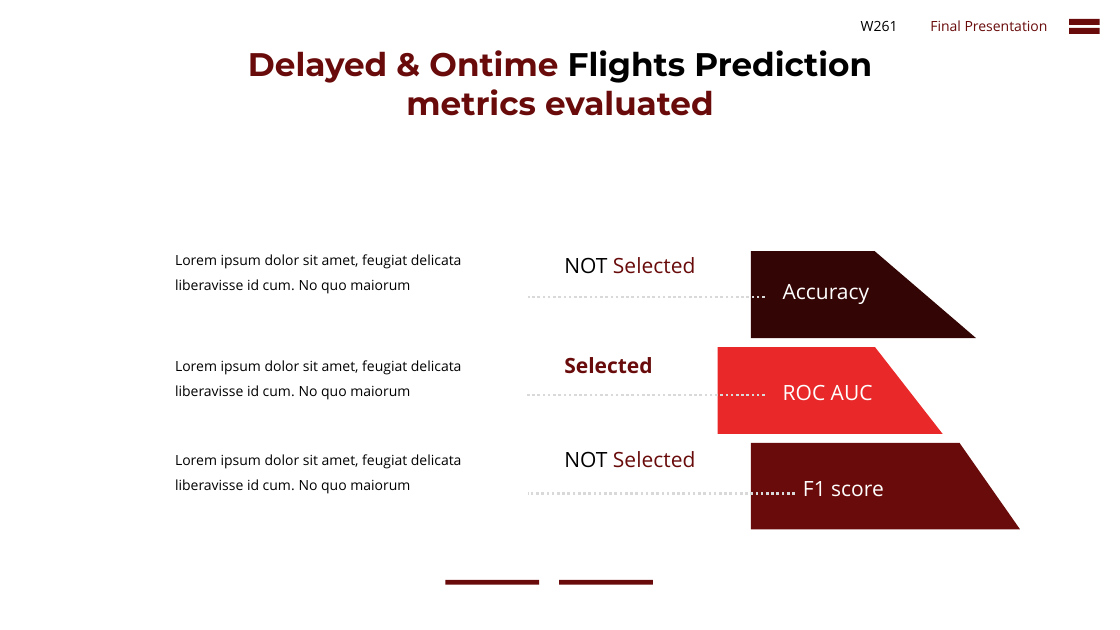
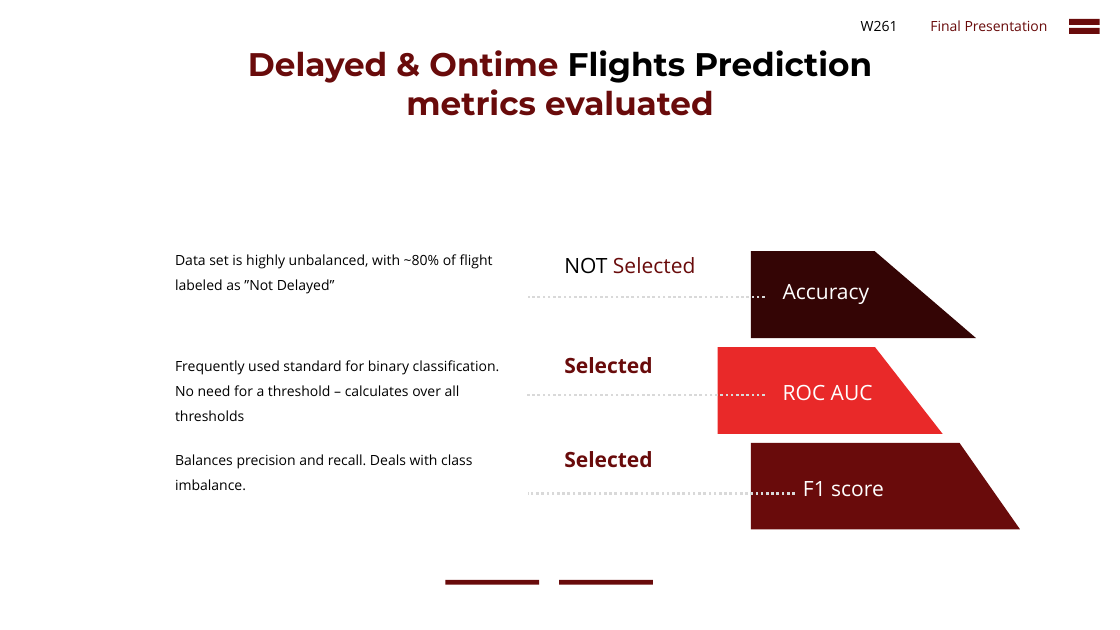
Before and after one commit to cbenge509/flightsontime, a slide deck: slide 27 of presentation/Delayed Flights Prediction - Final.pptx (slide 30 before the commit). Drawn at 1120x630 pixels with LibreOffice and Linux fonts; fonts in the diff are those of the drawing. Boxes give left, top, right and bottom in pixels: in the first picture for what was removed or moved away, otherwise in the second. Text is boxed around its words. In the diff, an @@ line names an element or a change of style, - is before the commit and + after.

```diff
--- a/presentation/Delayed Flights Prediction - Final.pptx
+++ b/presentation/Delayed Flights Prediction - Final.pptx
@@ text at (x1=175, y1=254, x2=493, y2=294): text changed @@
-Lorem ipsum dolor sit amet, feugiat delicata liberavisse id cum. No quo maiorum
+Data set is highly unbalanced, with ~80% of flight labeled as ”Not Delayed”
@@ text at (x1=175, y1=360, x2=500, y2=421): text changed @@
-Lorem ipsum dolor sit amet, feugiat delicata liberavisse id cum. No quo maiorum
+Frequently used standard for binary classification. No need for a threshold – calculates over all thresholds
@@ text at (x1=175, y1=454, x2=472, y2=490): text changed @@
-Lorem ipsum dolor sit amet, feugiat delicata liberavisse id cum. No quo maiorum
+Balances precision and recall. Deals with class imbalance.
@@ text at (x1=564, y1=451, x2=652, y2=468): text changed; bold on @@
-NOT Selected
+Selected
```
Also in this commit, not shown: 4 other slides changed, 3 slides added.
